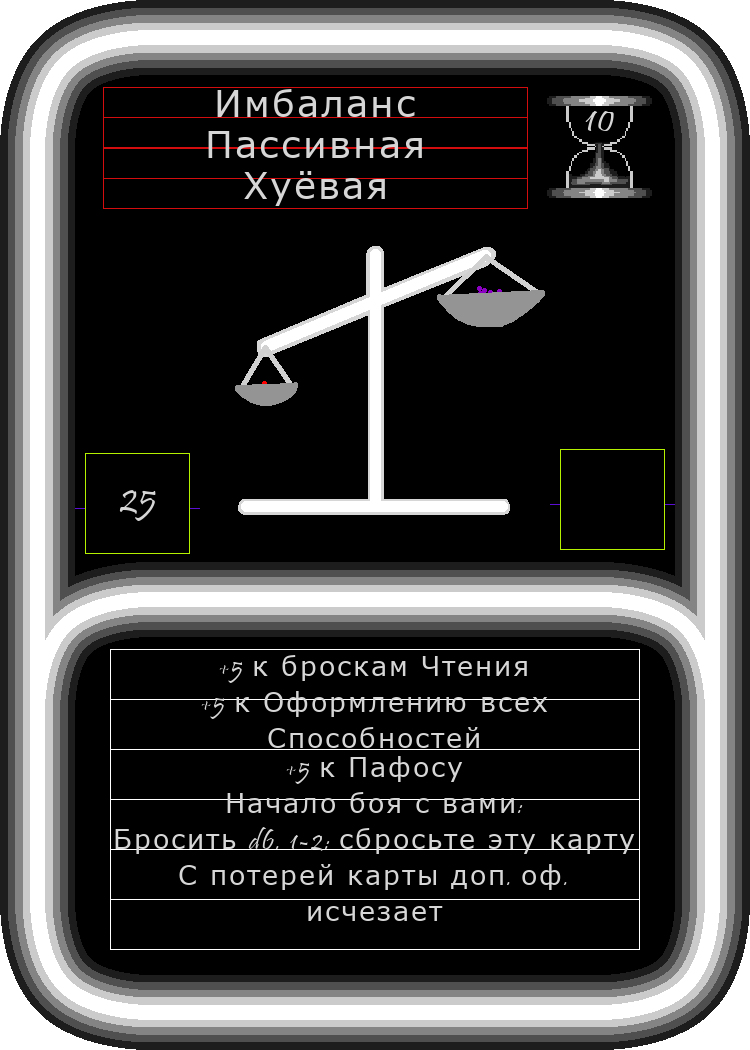
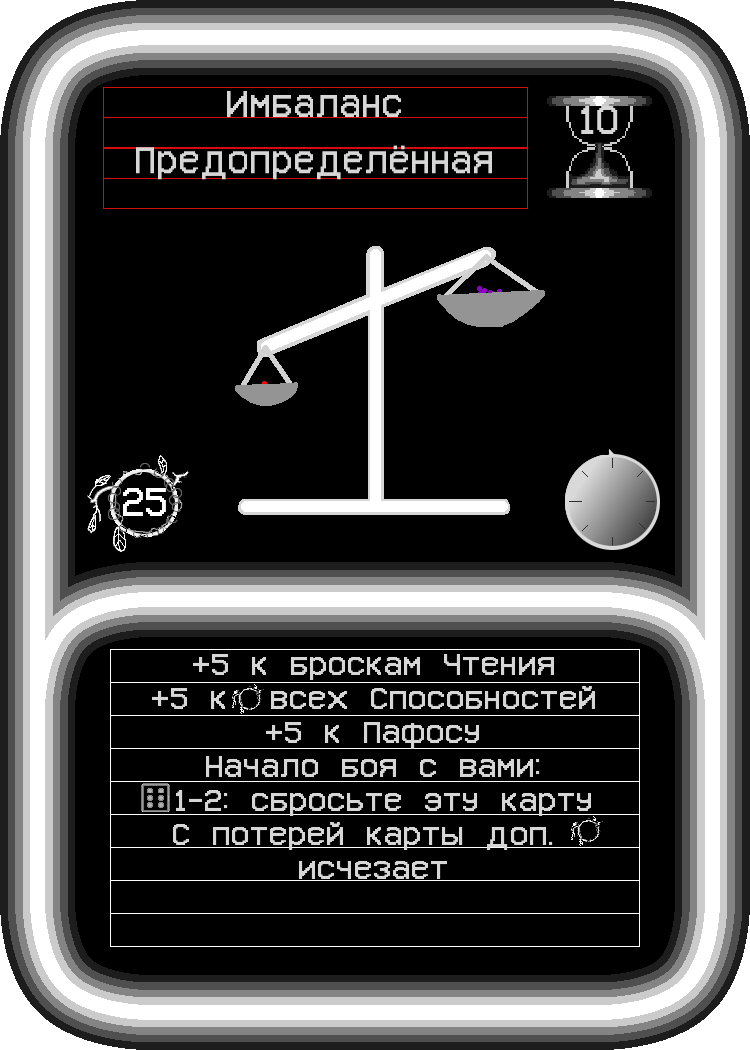
Comparing the layer stacks of the two 750x1050 images. Changes:
painted on "25" over bbox(119, 488, 166, 521)
painted on "Имбаланс ..." over bbox(136, 89, 492, 206)
painted on "10" over bbox(581, 106, 618, 134)
added layer "Копия оф иконка текст" in group "Текст" over bbox(571, 816, 603, 846)
added layer "оф иконка текст" in group "Текст" over bbox(232, 684, 264, 714)
added layer "Вставленный слой #6" in group "Текст" over bbox(141, 783, 170, 812)
painted on "+5 к броскам Чтения ..." over bbox(115, 654, 635, 921)
added layer "Вставленный слой" in group "Разметки для текста" over bbox(565, 449, 660, 550)
added layer "Оформление" in group "Разметки для текста" over bbox(87, 455, 189, 552)
hid "Размета для размеров значков" over bbox(550, 449, 675, 550)
hid "Копия Размета для размеров значков" over bbox(75, 453, 200, 554)
painted on "Разметка для описания" over bbox(110, 682, 640, 950)
